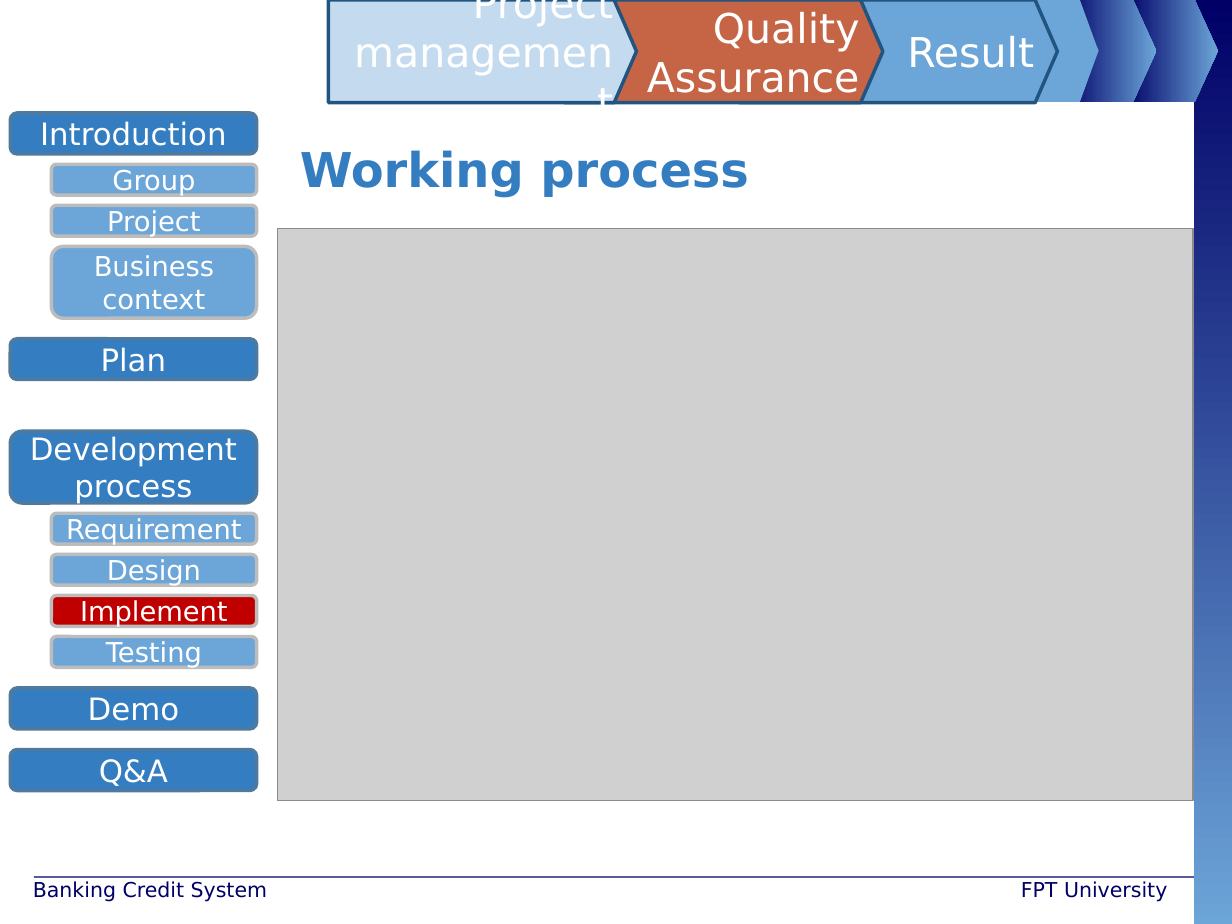
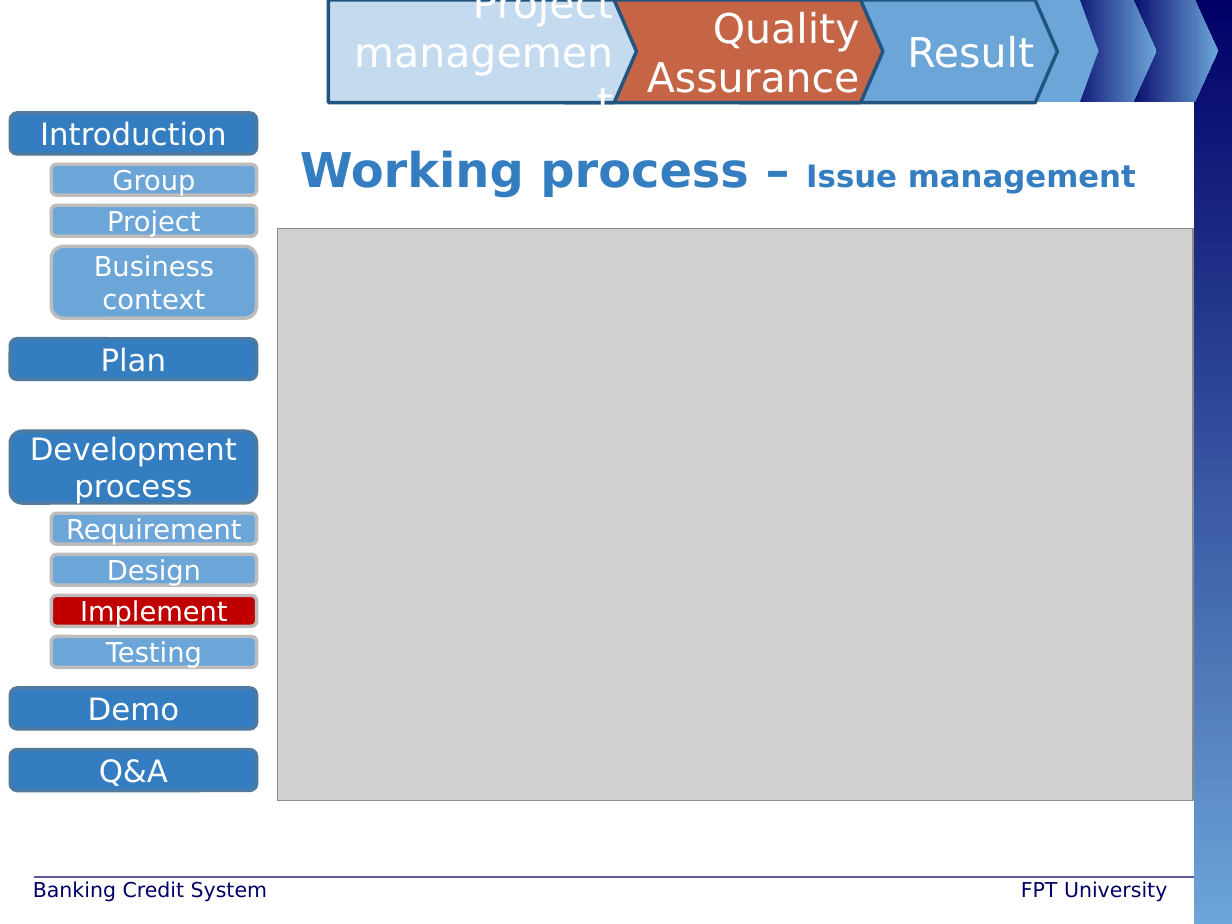
Before and after one commit to maily89/fbdm, a slide deck: slide 7 of Deliverables/FBD - slide - GiangTTH.pptx. Drawn at 1232x924 pixels with LibreOffice and Linux fonts; fonts in the diff are those of the drawing; grey boxes stand for pictures; background and template pictures are left out. Boxes give left, top, right and bottom in pixels: in the first picture for what was removed or moved away, otherwise in the second. Text is boxed around its words. In the diff, an @@ line names an element or a change of style, - is before the commit and + after.

```diff
--- a/Deliverables/FBD - slide - GiangTTH.pptx
+++ b/Deliverables/FBD - slide - GiangTTH.pptx
@@ text at (300,150,1136,198): text changed @@
-Working process
+Working process – Issue management
```
Also in this commit, not shown: 5 other slides changed, 2 other files.
